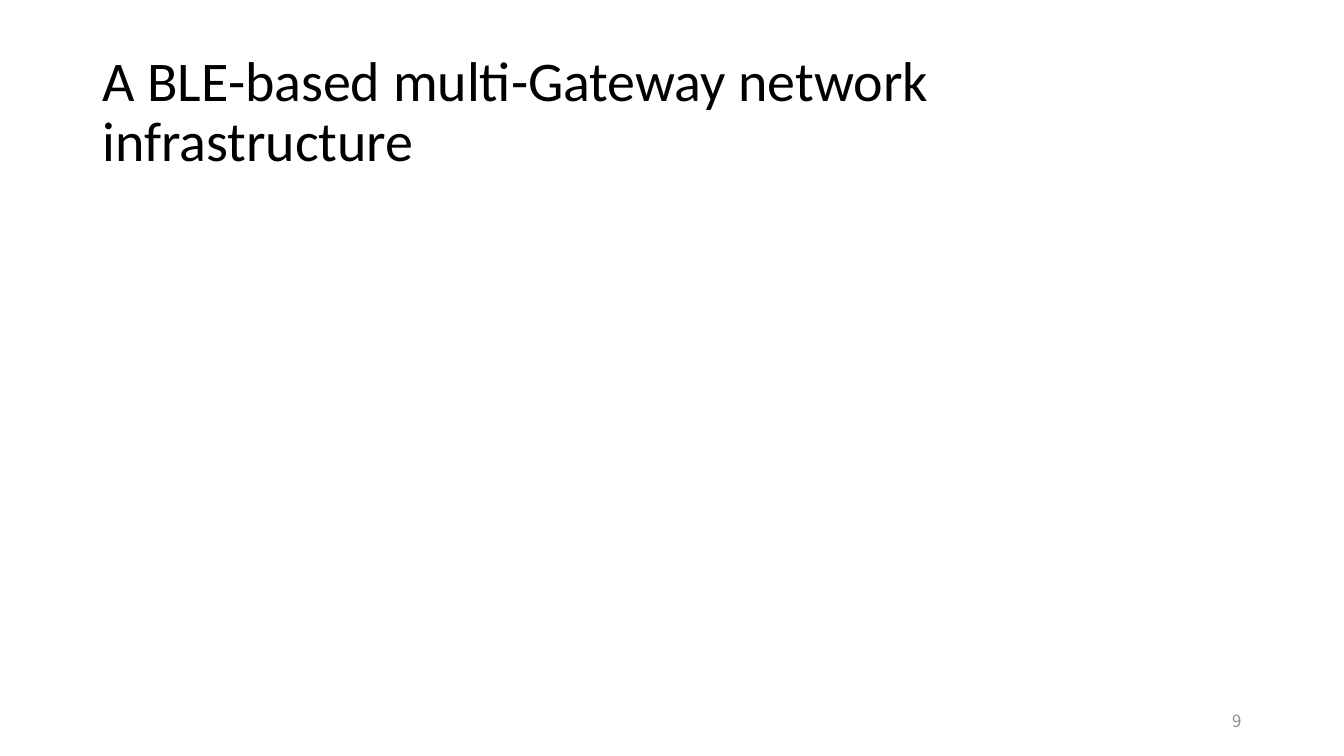
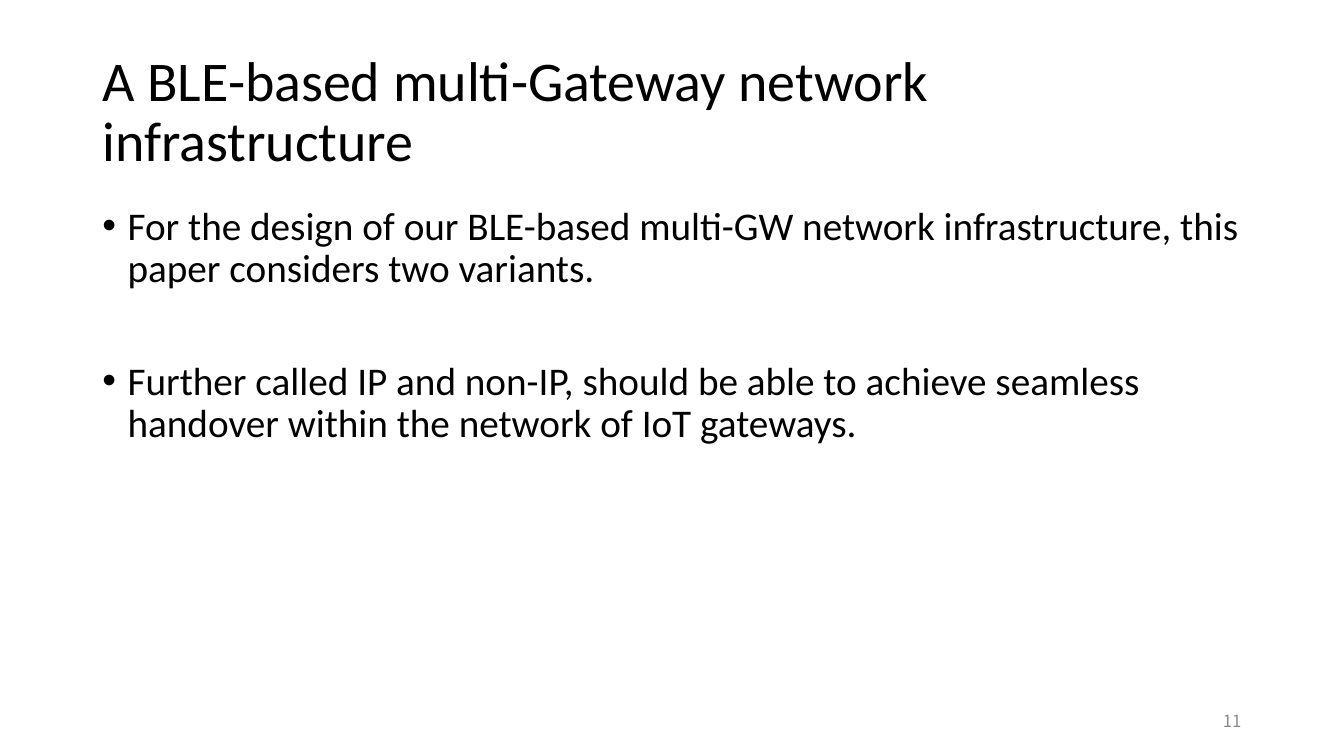
Before and after one commit to EKOISMYLOVE/NTUT_GM_PPT, a slide deck: slide 11 of A BLE-based multi-gateway network infrastructure with handover support for mobile BLE peripherals.pptx (slide 9 before the commit). Drawn at 1344x756 pixels with LibreOffice and Linux fonts; fonts in the diff are those of the drawing. Boxes give left, top, right and bottom in pixels: in the first picture for what was removed or moved away, otherwise in the second. Text is boxed around its words. In the diff, an @@ line names an element or a change of style, - is before the commit and + after.

```diff
--- a/A BLE-based multi-gateway network infrastructure with handover support for mobile BLE peripherals.pptx
+++ b/A BLE-based multi-gateway network infrastructure with handover support for mobile BLE peripherals.pptx
@@ text added at [128, 212, 1238, 444], 28 pt, text #000000 @@
+• For the design of our BLE-based multi-GW network infrastructure, this paper considers two variants.
+• Further called IP and non-IP, should be able to achieve seamless handover within the network of IoT gateways.
@@ page number at [1223, 715, 1242, 727]: text changed @@
-9
+11
```
Also in this commit, not shown: 2 other slides changed, 7 slides added.
